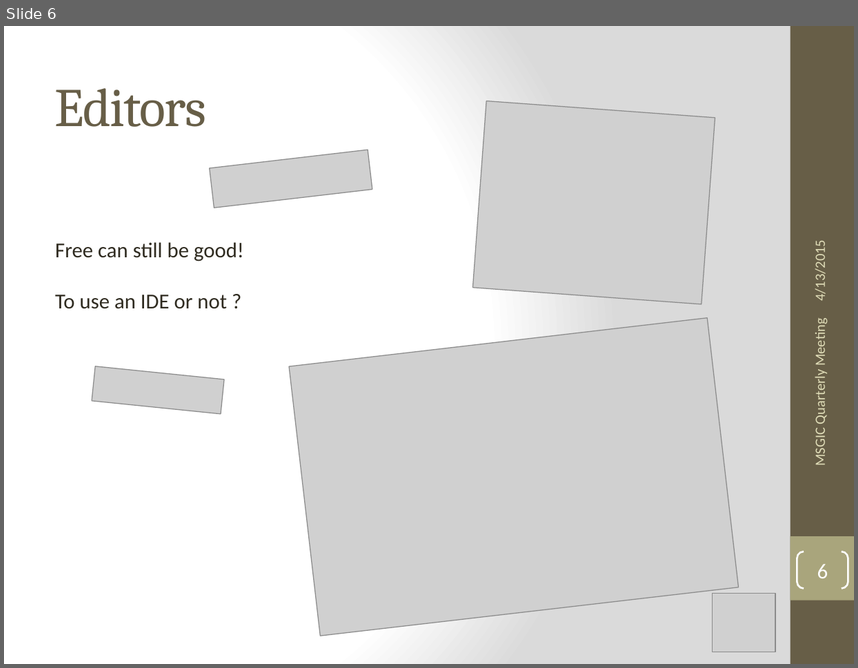
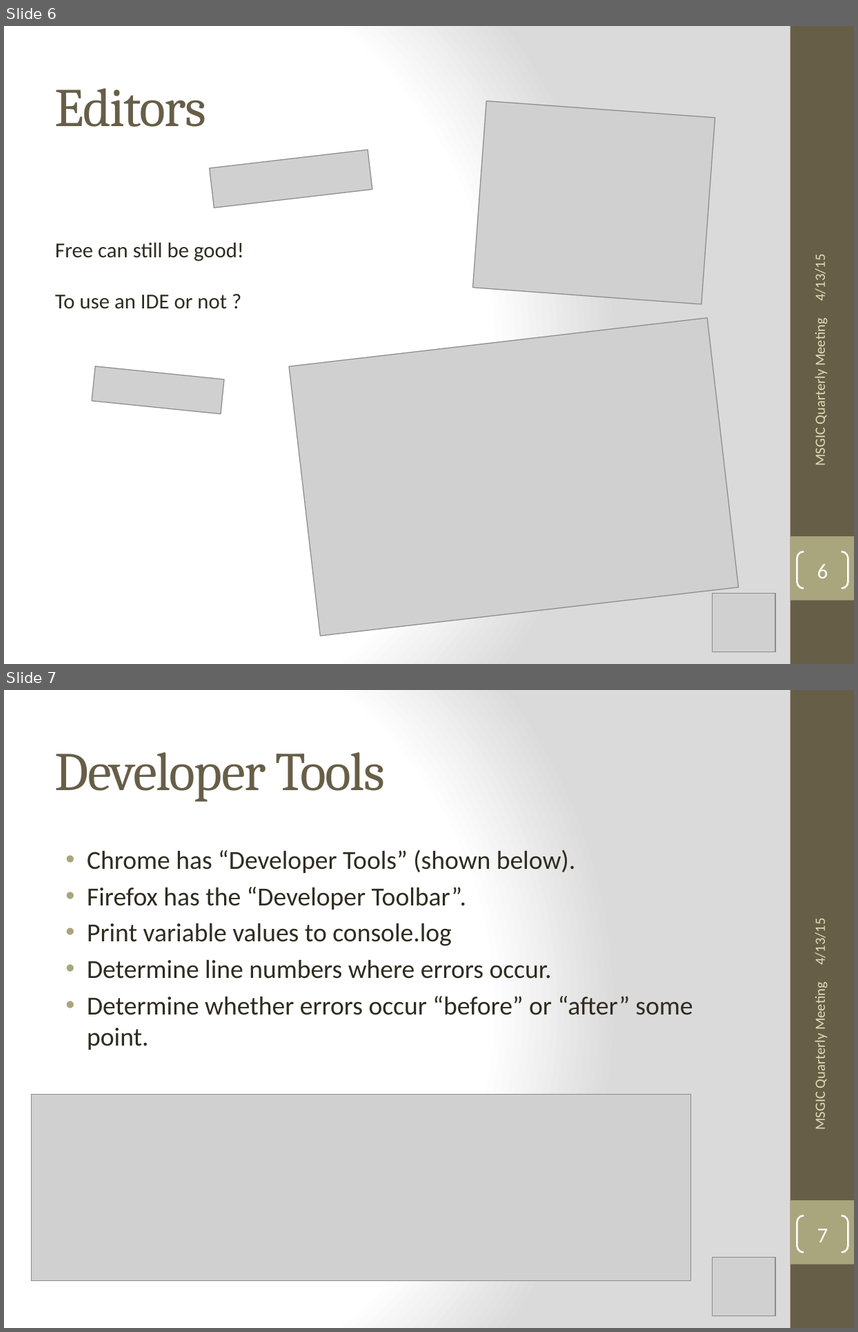
Before and after one commit to jbchurchill/current_presentations, a slide deck: Lessons_Learned_ESRI_javascript_API.pptx. Shown one above the other, each under a label of ours: slide 6 before the commit, slides 6 and 7 after it. The pictures are 858x668 and 858x1332 pixels, drawn with LibreOffice and Linux fonts; fonts in the diff are those of the drawing; grey boxes stand for pictures. Boxes give left, top, right and bottom in pixels: in the first picture for what was removed or moved away, otherwise in the second. Text is boxed around its words. In the diff, an @@ line names an element or a change of style, - is before the commit and + after.

Commit message:
more routine changes to Lessons Learned project including merging the owl photo.

```diff
--- a/Lessons_Learned_ESRI_javascript_API.pptx
+++ b/Lessons_Learned_ESRI_javascript_API.pptx
@@ slide 7 added at (4, 690, 854, 1328), background gradient #FFFFFF to #DADADA; not listed: 2 template elements that a slide beside it also shows @@
@@ title added at (55, 752, 385, 802), 46 pt, text #675E47 @@
+Developer Tools
@@ text added at (87, 849, 693, 1049), 22 pt, text #2F2B20 @@
+• Chrome has “Developer Tools” (shown below).
+• Firefox has the “Developer Toolbar”.
+• Print variable values to console.log
+• Determine line numbers where errors occur.
+• Determine whether errors occur “before” or “after” some point.
@@ text added at (811, 923, 829, 964), 12 pt, text #DFDCB7 @@
+4/13/15
@@ text added at (811, 987, 829, 1129), 12 pt, text #DFDCB7 @@
+MSGIC Quarterly Meeting
@@ picture added at (31, 1094, 691, 1281) @@
@@ page number added at (797, 1215, 848, 1252), outline #FFFFFF 1.5 pt, 18 pt, text #FFFFFF @@
+7
@@ picture added at (712, 1257, 775, 1316) @@
@@ slide 6 changed as well @@
@@ text at (811, 259, 829, 300): text changed @@
-4/13/2015
+4/13/15
```
Also in this commit, not shown: 14 other slides changed.
